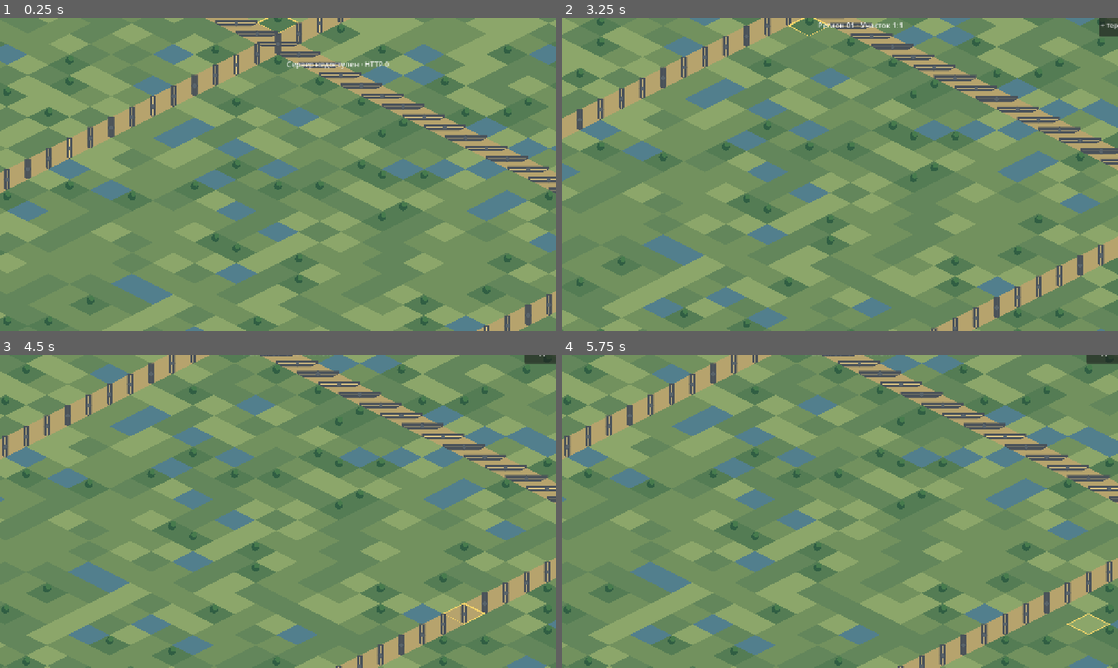
Above: before the commit, frames 1-4 (two rows, left to right).
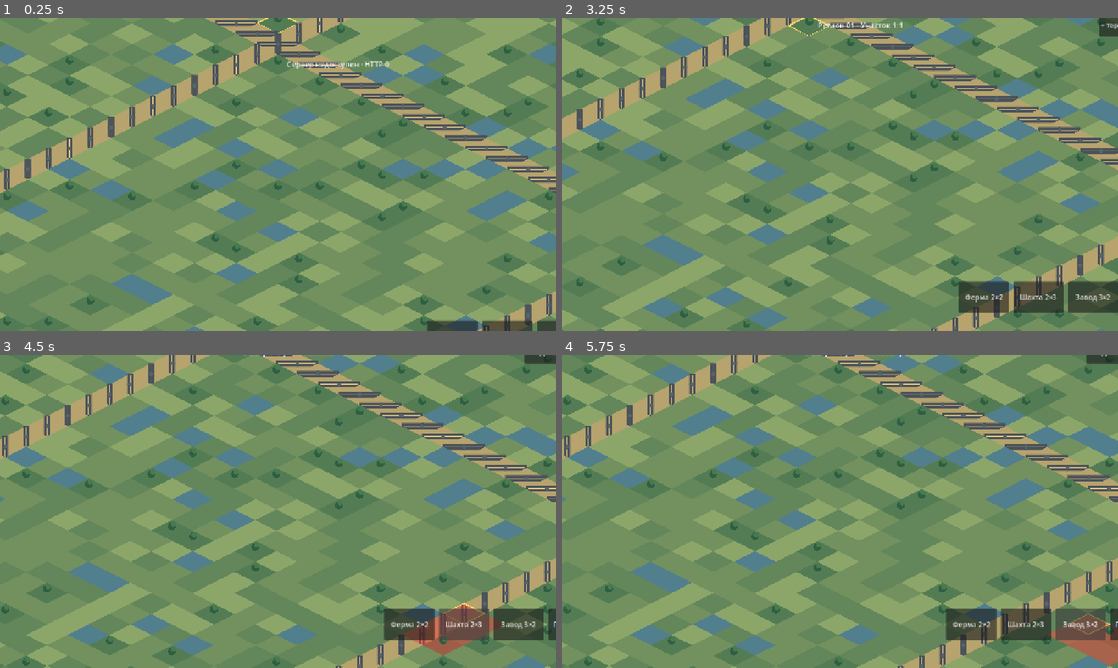
Above: after the commit, the same moments.

Repository: maillunex-lang/LunexEconom
Game: Godot game, scene res://world.tscn
The game is run twice, just before and just after one commit, with the same random seed, the same clock (stepped at 60 frames per second) and the same inputs.
Inputs (mouse positions are in pixels of both pictures, inside the frame that each line leads up to):
- Up to frame 1 (0.25 s): no input
- Up to frame 2 (3.25 s): tap Enter at 0.5, 2.75 s; move the mouse to (962, 158) at 0.52 s; click (962, 158) at 0.67 s; tap Space at 1.25 s; drag from (728, 190) to (812, 237) at 1.27 s; move the mouse to (895, 105) at 2.02 s; click (895, 105) at 2.17 s; drag from (812, 237) to (673, 127) at 2.77 s
- Up to frame 3 (4.5 s): click (411, 624) at 3.5 s, where only the run after the commit has a clickable "Ферма 2×2"; click (461, 624) at 4.25 s, where only the run after the commit has a clickable "Шахта 2×3"
- Up to frame 4 (5.75 s): click (1079, 624) at 5 s, where only the run after the commit has a clickable "Завод 3×2"

The runs differ from the first frame. In frame 1, 0.7% of the frame differs, in the area x 76-100%, y 96-100%; in frame 2, 2.7%; in frame 3, 3.2%; in frame 4, 3.4%, in the area x 47-100%, y 0-100%.

Commit message:
feat(0.2.7): add touch building toolbar for farm mine and factory

Diff:
--- a/client/world_screen.gd
+++ b/client/world_screen.gd
@@ -8,6 +8,7 @@
     call_deferred("_update_safe_area")
     $HUD/Top/Expand.pressed.connect(_expand)
     $HUD/Top/Connect.pressed.connect(_connect)
+    _setup_build_toolbar()
     _connect_server()
     var sync = load("res://world_sync.gd").new()
     sync.world = world
@@ -80,3 +81,62 @@
     $HUD/Top/Update.text = "Установить" if can_install else "Обновить"
     $HUD/Top/Update.tooltip_text = message
     $HUD/Top/UpdateStatus.text = message
+var build_toolbar: HBoxContainer
+var build_hint: Label
+
+func _setup_build_toolbar() -> void:
+    build_toolbar = HBoxContainer.new()
+    build_toolbar.name = "ConstructionToolbar"
+    build_toolbar.set_anchors_preset(Control.PRESET_CENTER_BOTTOM)
+    build_toolbar.anchor_left = 0.0
+    build_toolbar.anchor_right = 1.0
+    build_toolbar.anchor_top = 1.0
+    build_toolbar.anchor_bottom = 1.0
+    build_toolbar.offset_top = -84.0
+    build_toolbar.offset_bottom = -12.0
+    build_toolbar.alignment = BoxContainer.ALIGNMENT_CENTER
+    build_toolbar.add_theme_constant_override("separation", 10)
+    add_child(build_toolbar)
+    for entry in [["farm", "Ферма 2×2"], ["mine", "Шахта 2×3"], ["factory", "Завод 3×2"]]:
+        var button := Button.new()
+        button.text = str(entry[1])
+        button.custom_minimum_size = Vector2(116, 56)
+        var kind: String = str(entry[0])
+        button.pressed.connect(func() -> void:
+            world.choose_build(kind)
+            info.text = "Выберите участок: %s" % kind
+        )
+        build_toolbar.add_child(button)
+    var confirm := Button.new()
+    confirm.text = "Построить"
+    confirm.custom_minimum_size = Vector2(112, 56)
+    confirm.pressed.connect(_place_building)
+    build_toolbar.add_child(confirm)
+    var cancel := Button.new()
+    cancel.text = "Отмена"
+    cancel.custom_minimum_size = Vector2(92, 56)
+    cancel.pressed.connect(func() -> void:
+        world.cancel_build()
+        info.text = "Строительство отменено"
+    )
+    build_toolbar.add_child(cancel)
+
+func show_build_preview(result: Dictionary) -> void:
+    if result.get("ok", false):
+        info.text = "Участок подходит · нажмите Построить"
+    else:
+        var messages := {
+            "road_overlap": "Нельзя строить на дороге",
+            "occupied": "Участок занят",
+            "no_road_access": "Нужен подъезд к дороге",
+            "outside_explored_area": "Территория ещё не открыта",
+            "invalid_size": "Неверный размер участка"
+        }
+        info.text = str(messages.get(str(result.get("reason", "")), "Участок не подходит"))
+
+func _place_building() -> void:
+    var result: Dictionary = world.place_building()
+    if result.get("ok", false):
+        info.text = "Здание размещено (локальный прототип)"
+    else:
+        show_build_preview(result)
